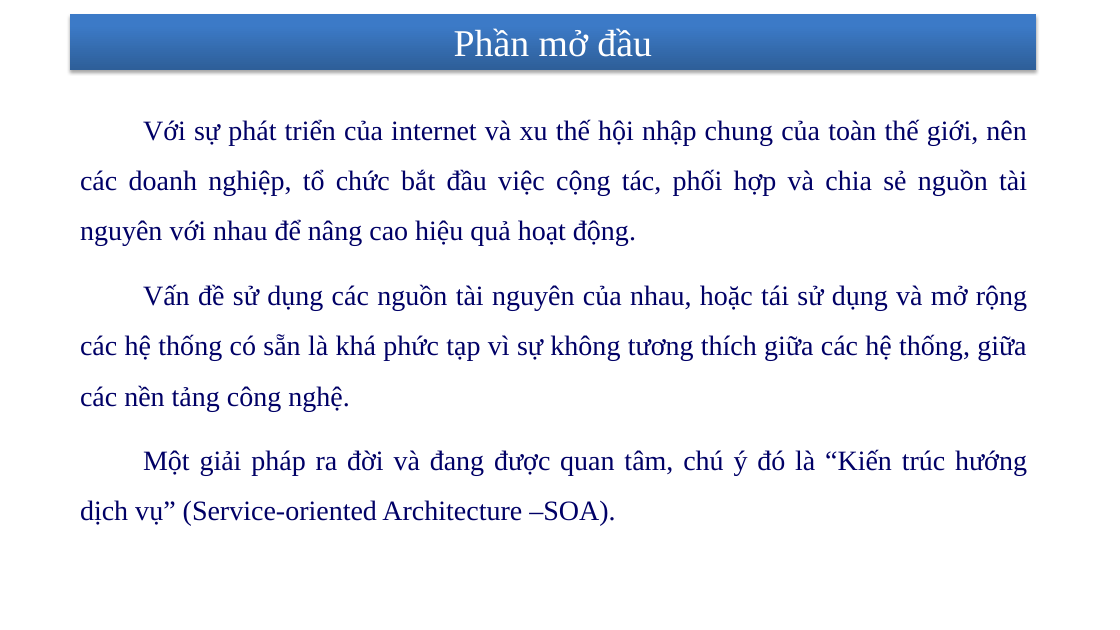
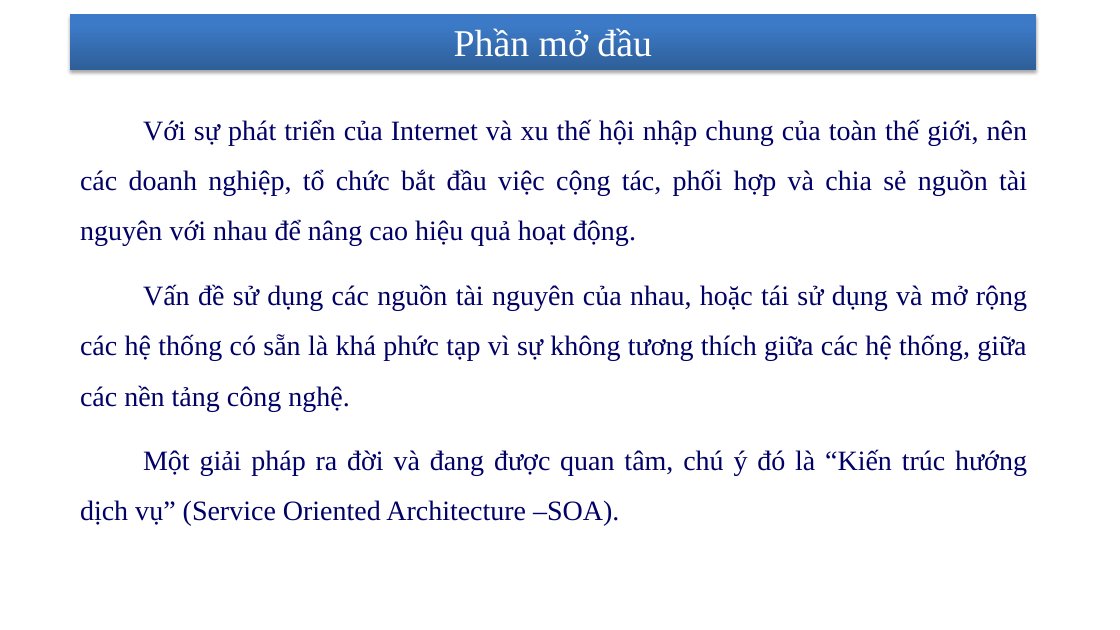
Before and after one commit to nhanhnt/LUANVAN, a slide deck: slide 3 of WORD/luanvan_nhanhnt_ver4.pptx. Drawn at 1120x630 pixels with LibreOffice and Linux fonts; fonts in the diff are those of the drawing; background and template pictures are left out. Boxes give left, top, right and bottom in pixels: in the first picture for what was removed or moved away, otherwise in the second. Text is boxed around its words. In the diff, an @@ line names an element or a change of style, - is before the commit and + after.

```diff
--- a/WORD/luanvan_nhanhnt_ver4.pptx
+++ b/WORD/luanvan_nhanhnt_ver4.pptx
@@ text at <box>80,119,1027,246</box>: text changed @@
-    Với sự phát triển của internet và xu thế hội nhập chung của toàn thế giới, nên các doanh nghiệp, tổ chức bắt đầu việc cộng tác, phối hợp và chia sẻ nguồn tài nguyên với nhau để nâng cao hiệu quả hoạt động.
+    Với sự phát triển của Internet và xu thế hội nhập chung của toàn thế giới, nên các doanh nghiệp, tổ chức bắt đầu việc cộng tác, phối hợp và chia sẻ nguồn tài nguyên với nhau để nâng cao hiệu quả hoạt động.
@@ text at <box>80,449,1027,526</box>: text changed @@
-    Một giải pháp ra đời và đang được quan tâm, chú ý đó là “Kiến trúc hướng dịch vụ” (Service-oriented Architecture –SOA).
+    Một giải pháp ra đời và đang được quan tâm, chú ý đó là “Kiến trúc hướng dịch vụ” (Service Oriented Architecture –SOA).
```
Also in this commit, not shown: 7 other slides changed, 3 slides removed, 9 other files.
